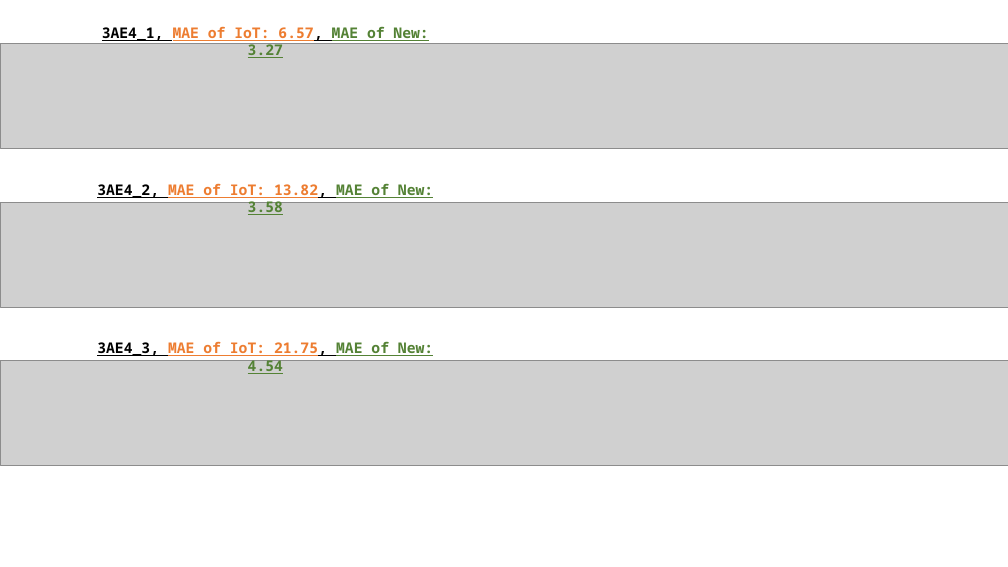
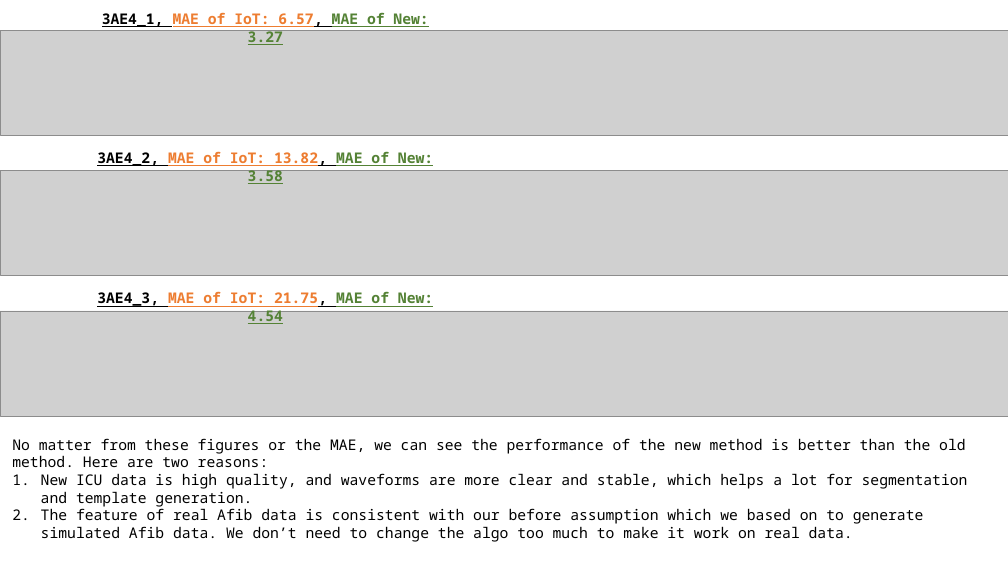
Before and after one commit to A-Big-Tortoise/Presentation, a slide deck: slide 5 of Presentation_0722_JiayuChen.pptx. Drawn at 1008x567 pixels with LibreOffice and Linux fonts; fonts in the diff are those of the drawing; grey boxes stand for pictures. Boxes give left, top, right and bottom in pixels: in the first picture for what was removed or moved away, otherwise in the second. Text is boxed around its words. In the diff, an @@ line names an element or a change of style, - is before the commit and + after.

```diff
--- a/Presentation_0722_JiayuChen.pptx
+++ b/Presentation_0722_JiayuChen.pptx
@@ text "3AE4_1, MAE of IoT: 6.57, ..." moved from (x1=102, y1=26, x2=428, y2=58) to (x1=102, y1=12, x2=428, y2=45) @@
@@ picture moved from (x1=0, y1=44, x2=1008, y2=149) to (x1=0, y1=30, x2=1008, y2=135) @@
@@ text "3AE4_2, MAE of IoT: 13.82, ..." moved from (x1=97, y1=181, x2=433, y2=215) to (x1=97, y1=150, x2=433, y2=184) @@
@@ picture moved from (x1=0, y1=202, x2=1008, y2=307) to (x1=0, y1=171, x2=1008, y2=276) @@
@@ text "3AE4_3, MAE of IoT: 21.75, ..." moved from (x1=97, y1=340, x2=433, y2=374) to (x1=97, y1=290, x2=433, y2=324) @@
@@ picture moved from (x1=0, y1=361, x2=1008, y2=466) to (x1=0, y1=311, x2=1008, y2=416) @@
@@ text added at (x1=12, y1=438, x2=968, y2=542), 14 pt, text #000000 @@
+No matter from these figures or the MAE, we can see the performance of the new method is better than the old method. Here are two reasons:
+1. New ICU data is high quality, and waveforms are more clear and stable, which helps a lot for segmentation and template generation.
+2. The feature of real Afib data is consistent with our before assumption which we based on to generate simulated Afib data. We don’t need to change the algo too much to make it work on real data.
```
Also in this commit, not shown: 2 other slides changed.
